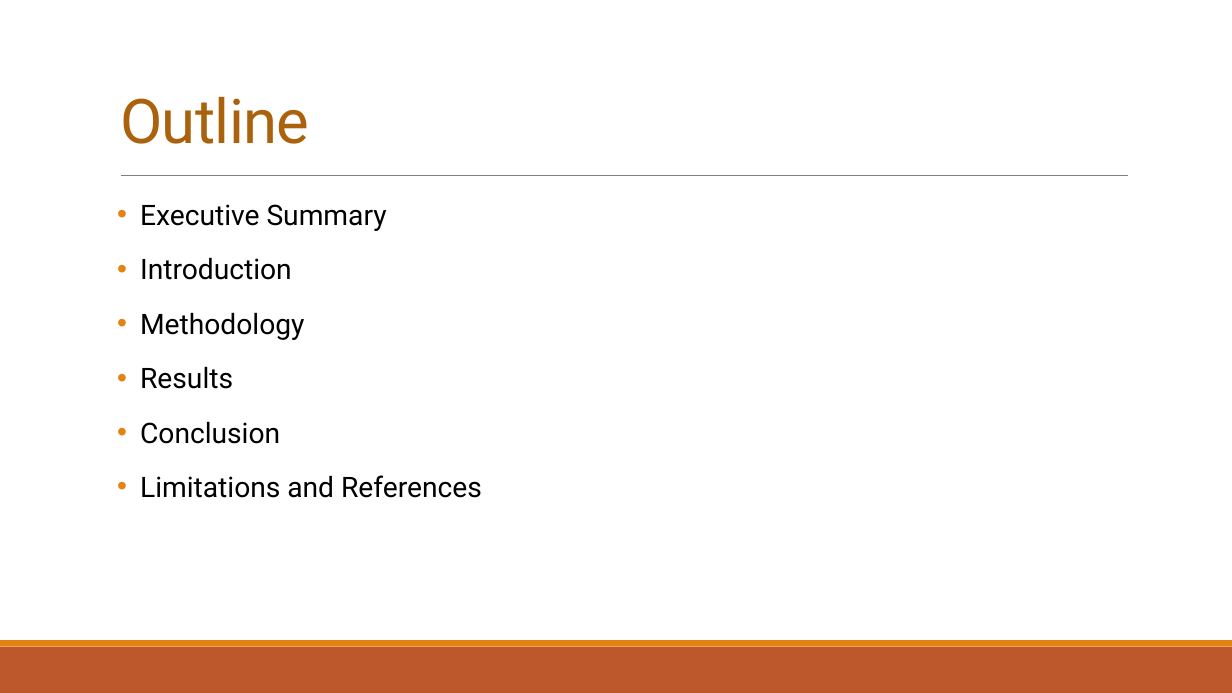
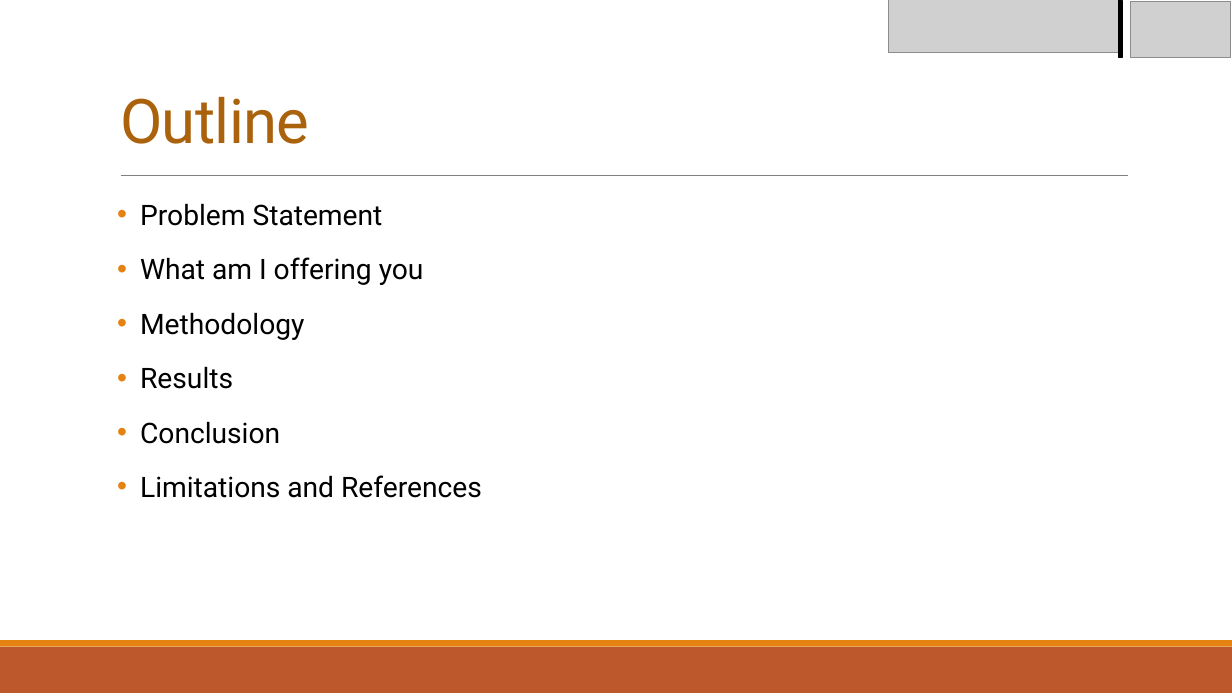
Before and after one commit to OvieIboyitie/Predicting-rock-Lithology-using-Machine-learning, a slide deck: slide 2 of Predicting rock lithology using machine learning updated.pptx. Drawn at 1232x693 pixels with LibreOffice and Linux fonts; fonts in the diff are those of the drawing; grey boxes stand for pictures. Boxes give left, top, right and bottom in pixels: in the first picture for what was removed or moved away, otherwise in the second. Text is boxed around its words. In the diff, an @@ line names an element or a change of style, - is before the commit and + after.

```diff
--- a/Predicting rock lithology using machine learning updated.pptx
+++ b/Predicting rock lithology using machine learning updated.pptx
@@ picture added at (888,0,1120,53) @@
@@ rectangle added at (1118,0,1122,57), fill #000000, outline #000000 1.25 pt @@
@@ picture added at (1131,2,1230,58) @@
@@ text at (140,203,424,285): text changed @@
-• Executive Summary
-• Introduction
+• Problem Statement
+• What am I offering you
```
Also in this commit, not shown: 8 other slides changed, 4 slides added, 5 slides removed.
